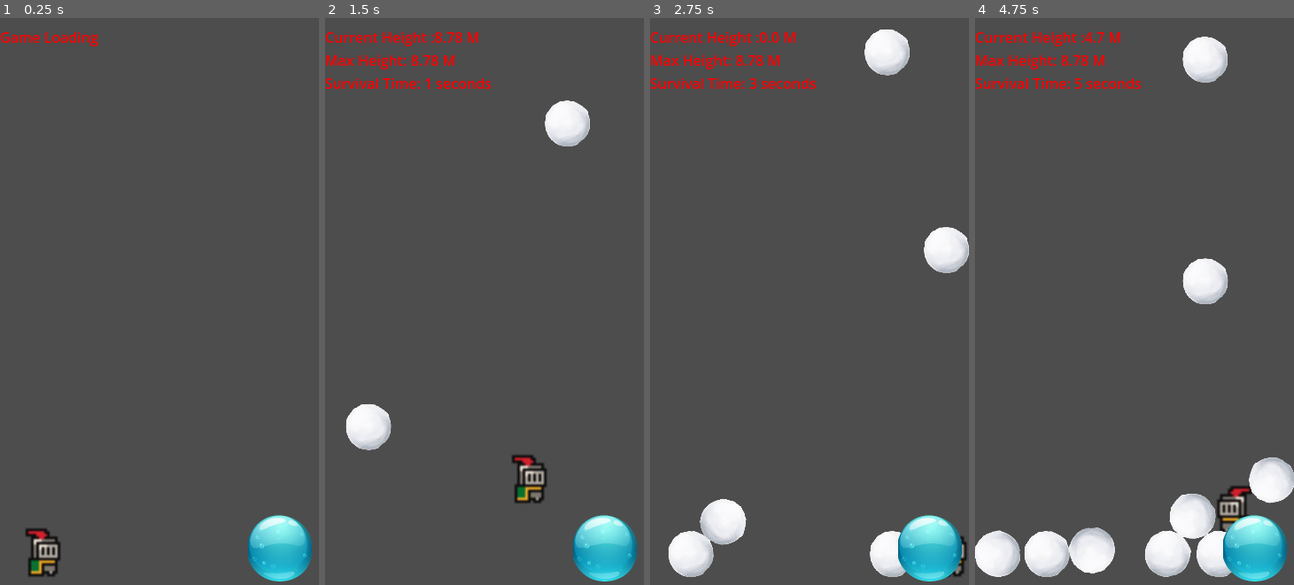
Above: before the commit, frames 1-4 (left to right).
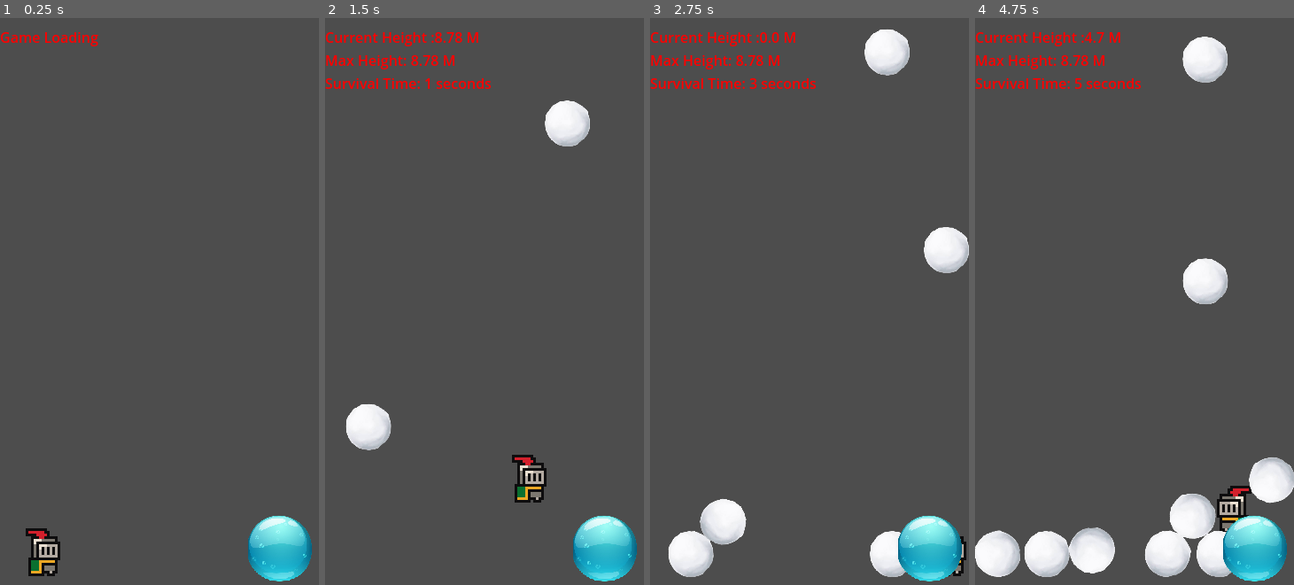
Above: after the commit, the same moments.

Repository: KushalRana/shirokuro
Game: Godot game, scene res://scenes/game.tscn
Same seed, same stepped clock (60 frames per second), same inputs: the game is played once before the commit and once after it.
Inputs (mouse positions are in pixels of both pictures, inside the frame that each line leads up to):
- Up to frame 1 (0.25 s): no input
- Up to frame 2 (1.5 s): move the mouse to (554, 273) at 0.52 s; hold Right (Move_Right) 0.53-1.25 s; click (554, 273) at 0.67 s; tap Space (Jump) at 0.77 s; drag from (420, 329) to (468, 414) at 1.27 s
- Up to frame 3 (2.75 s): move the mouse to (841, 176) at 2.02 s; hold Right (Move_Right) from 2.03 s (still down)
- Up to frame 4 (4.75 s): release Right (Move_Right) at 2.75 s; drag from (1118, 414) to (1038, 216) at 2.77 s; move the mouse to (1230, 386) at 3.52 s; hold Left (Move_Left) 3.53-4.25 s; tap Space (Jump) at 3.77 s; drag from (1038, 216) to (1086, 159) at 4.27 s

The runs differ from the first frame. In frame 1, 0.5% of the frame differs, in the area x 8-98%, y 87-100%; in frame 2, 0.5%, in the area x 58-98%, y 77-100%; in frame 3, 0.2%; in frame 4, 0.5%.

Commit message:
change rendering from linear to nearest for kuro's project

Diff:
--- a/Kuro_Snowball/project.godot
+++ b/Kuro_Snowball/project.godot
@@ -19,7 +19,7 @@
 
 window/size/viewport_width=360
 window/size/viewport_height=640
-window/stretch/aspect="keep_width"
+window/stretch/mode="canvas_items"
 window/handheld/orientation=1
 
 [dotnet]
@@ -48,3 +48,7 @@
 
 pointing/emulate_touch_from_mouse=true
 pointing/emulate_mouse_from_touch=false
+
+[rendering]
+
+textures/canvas_textures/default_texture_filter=0
